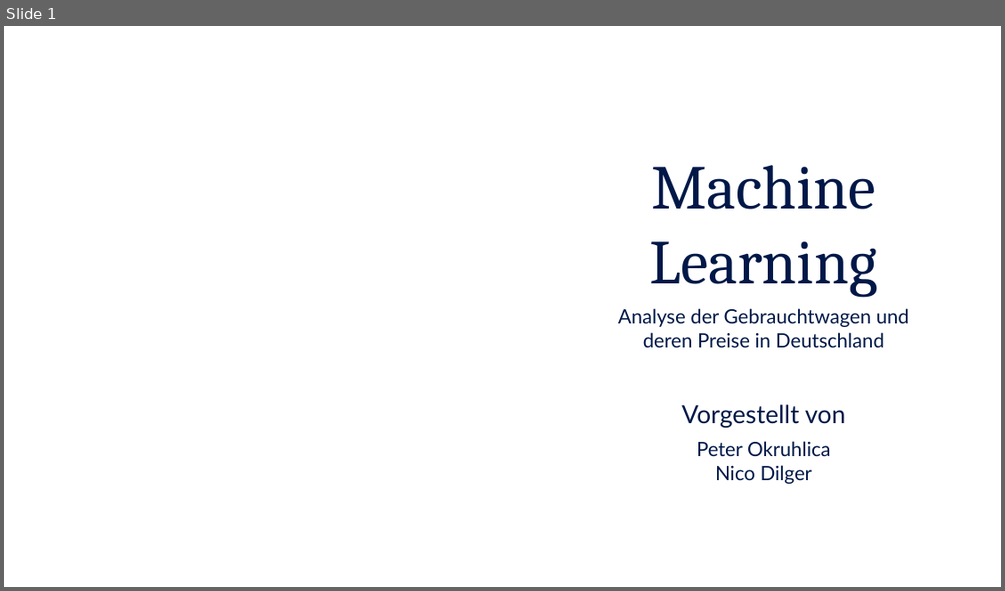
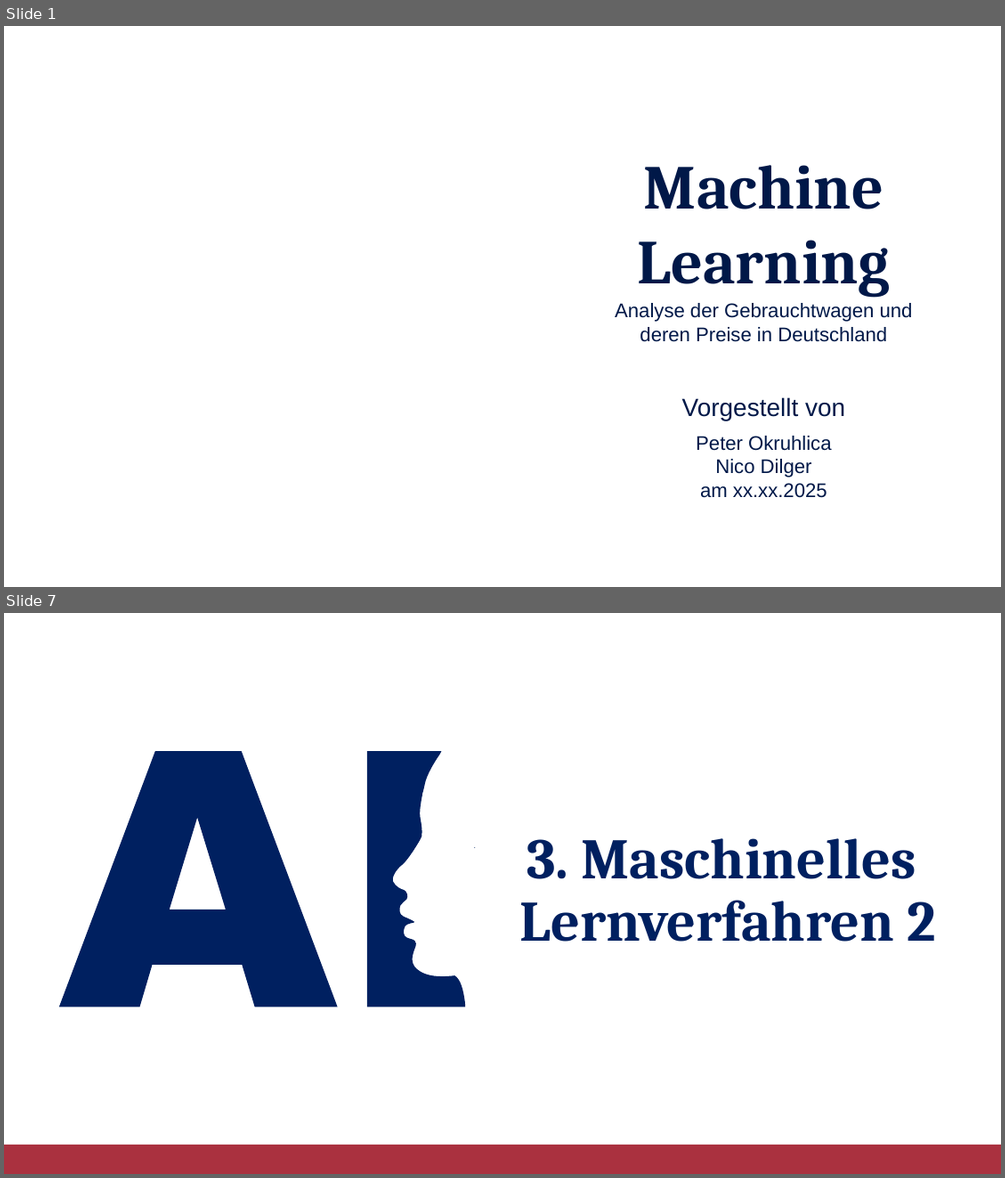
Before and after one commit to Dewin154/Projekt_Machine_Learning, a slide deck: Präsentation_Vorlage.pptx. Shown one above the other, each under a label of ours: slide 1 before the commit, slides 1 and 7 after it; the slides between them are not shown. The pictures are 1005x591 and 1005x1178 pixels, drawn with LibreOffice and Linux fonts; fonts in the diff are those of the drawing; background and template pictures are left out. Boxes give left, top, right and bottom in pixels: in the first picture for what was removed or moved away, otherwise in the second. Text is boxed around its words. In the diff, an @@ line names an element or a change of style, - is before the commit and + after.

```diff
--- a/Präsentation_Vorlage.pptx
+++ b/Präsentation_Vorlage.pptx
@@ slide 7 added at box(4, 613, 1001, 1174), background #FFFFFF @@
@@ freeform shape added at box(59, 751, 475, 1007), fill #002060 @@
@@ text added at box(520, 838, 936, 941), 55 pt, text #002060, bold @@
+3. Maschinelles
+Lernverfahren 2
@@ rectangle added at box(4, 1144, 1001, 1174), fill #AA313F @@
@@ slide 1 changed as well @@
@@ text "Machine Learning" at box(637, 165, 890, 297): bold on @@
@@ text at box(615, 303, 913, 477): font Lato to Arial in "Analyse der Gebrauchtwagen und deren Preise in ...", "Vorgestellt von", "Peter Okruhlica", "Nico Dilger" @@
@@ text at box(700, 483, 827, 498): paragraph added @@
+am xx.xx.2025
```
Also in this commit, not shown: 4 other slides changed, 5 other slides added, 1 slide removed, 3 other files.
